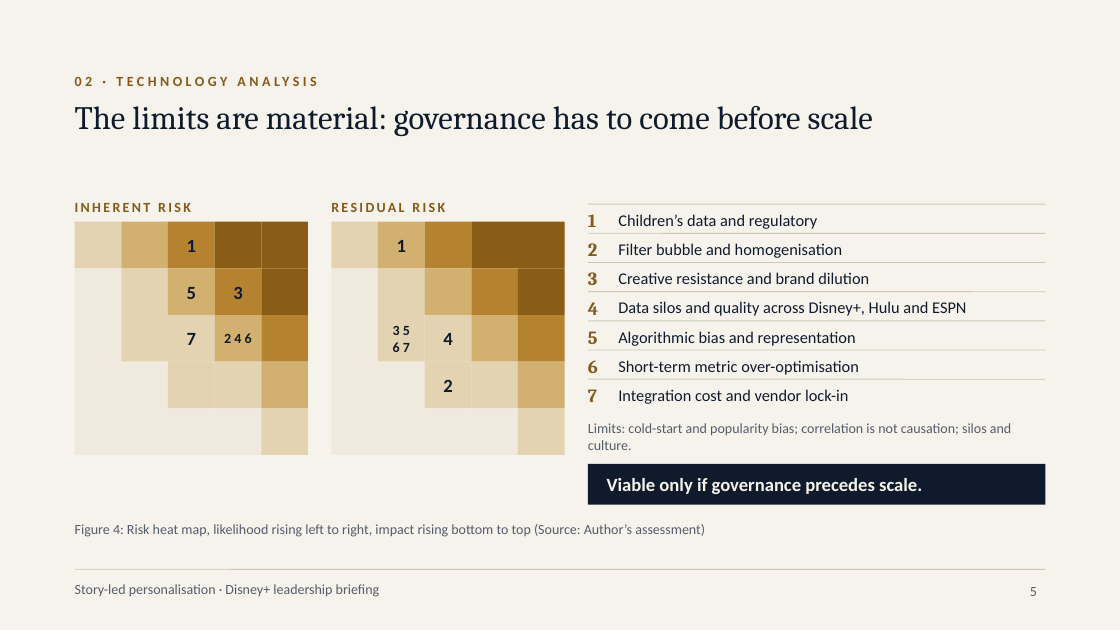
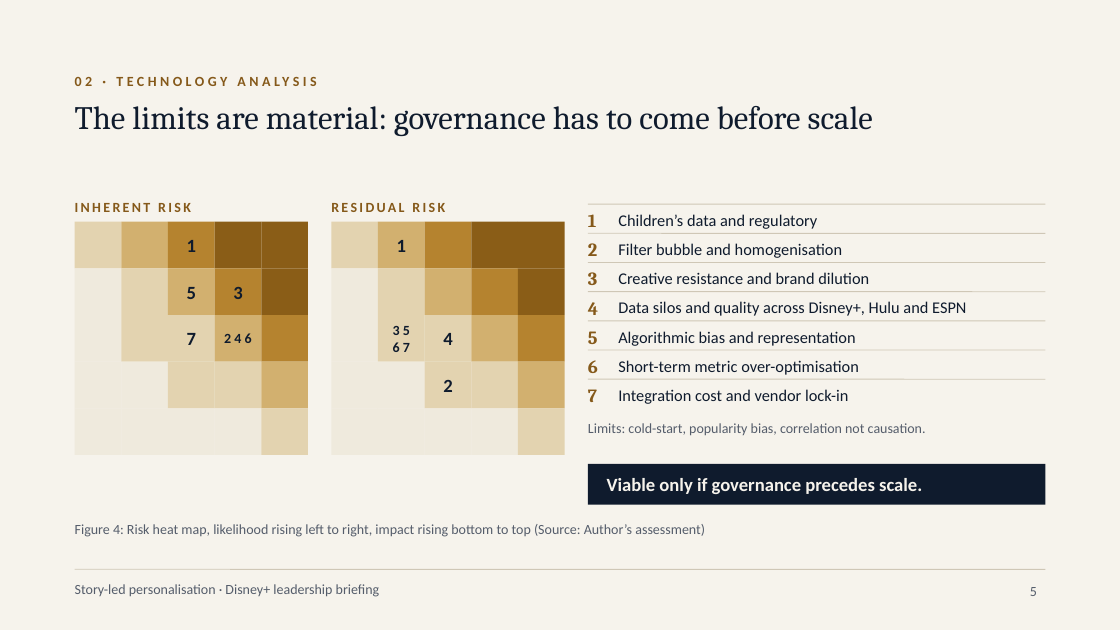
Before and after one commit to karanrg22-svg/skill, a slide deck: slide 5 of output/A_Corporate_Editorial.pptx. Drawn at 1120x630 pixels with LibreOffice and Linux fonts; fonts in the diff are those of the drawing. Boxes give left, top, right and bottom in pixels: in the first picture for what was removed or moved away, otherwise in the second. Text is boxed around its words. In the diff, an @@ line names an element or a change of style, - is before the commit and + after.

```diff
--- a/output/A_Corporate_Editorial.pptx
+++ b/output/A_Corporate_Editorial.pptx
@@ text at [588, 423, 926, 436]: text changed @@
-Limits: cold-start and popularity bias; correlation is not causation; silos and culture.
+Limits: cold-start, popularity bias, correlation not causation.
```
Also in this commit, not shown: 7 other slides changed, 3 slides added, 1 other file.
